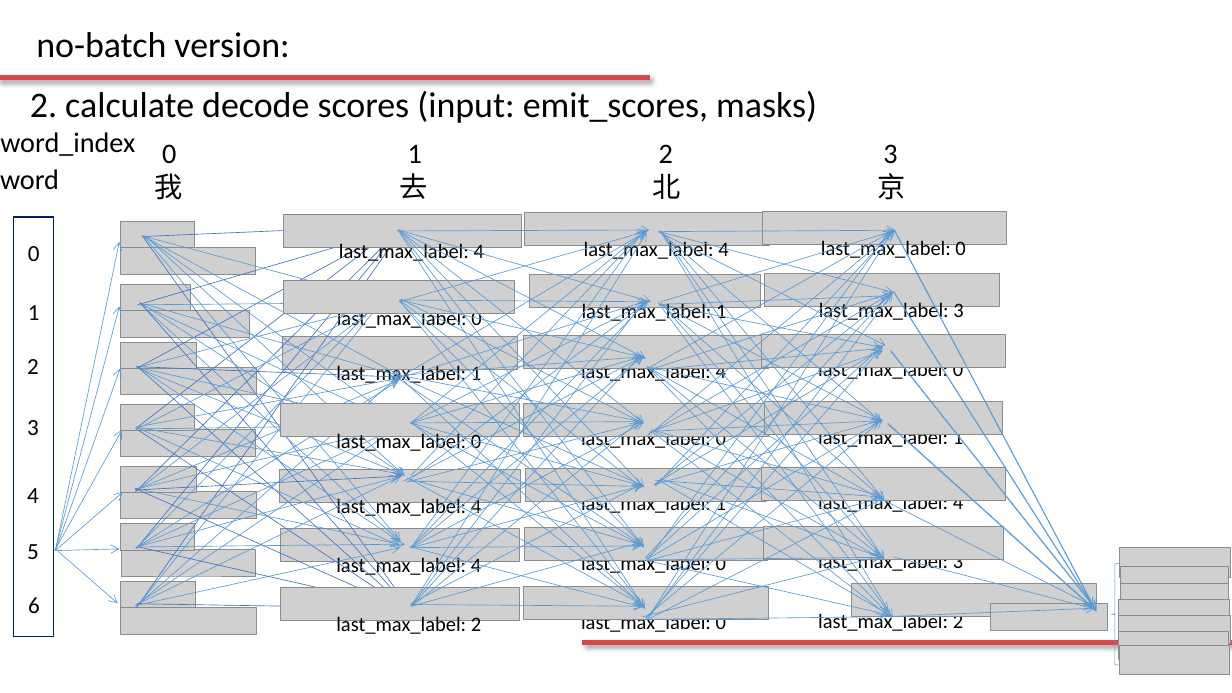
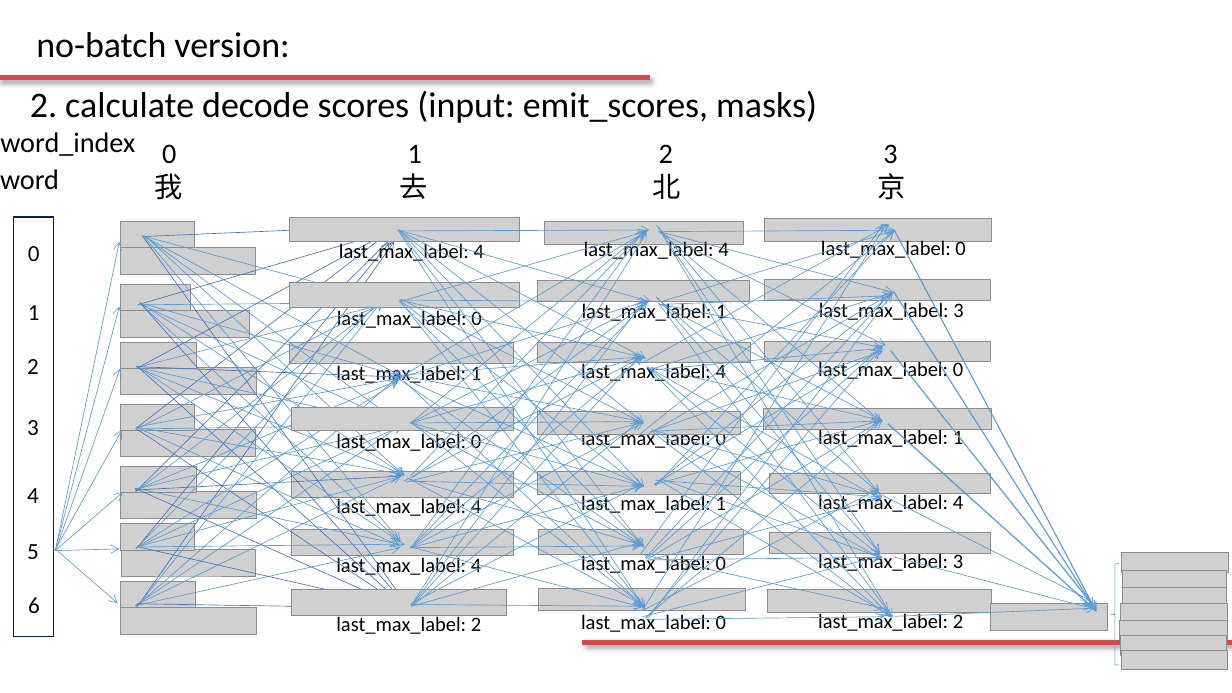
Before and after one commit to Joyce94/BiLSTM-CRF-pytorch, a slide deck: slide 29 of Bi-LSTM-CRF-ver1.pptx. Drawn at 1232x693 pixels with LibreOffice and Linux fonts; fonts in the diff are those of the drawing; grey boxes stand for pictures; background and template pictures are left out. Boxes give left, top, right and bottom in pixels: in the first picture for what was removed or moved away, otherwise in the second. Text is boxed around its words. In the diff, an @@ line names an element or a change of style, - is before the commit and + after.

```diff
--- a/Bi-LSTM-CRF-ver1.pptx
+++ b/Bi-LSTM-CRF-ver1.pptx
@@ picture: place and size @@
-picture at <box>283,214,521,248</box>
+picture at <box>289,217,519,242</box>
@@ picture: place and size @@
-picture at <box>525,213,770,246</box>
+picture at <box>544,221,743,244</box>
@@ arrow moved from (647, 436) - (896, 230) to (639, 435) - (895, 230) @@
@@ arrow moved from (647, 620) - (892, 233) to (642, 611) - (887, 224) @@
@@ picture: place and size @@
-picture at <box>762,211,1007,244</box>
+picture at <box>765,218,992,242</box>
@@ picture: place and size @@
-picture at <box>284,281,515,314</box>
+picture at <box>289,283,519,308</box>
@@ picture: place and size @@
-picture at <box>530,274,761,308</box>
+picture at <box>538,281,750,301</box>
@@ picture: place and size @@
-picture at <box>765,274,1000,307</box>
+picture at <box>765,279,991,300</box>
@@ picture: place and size @@
-picture at <box>283,336,518,370</box>
+picture at <box>289,342,513,363</box>
@@ picture: place and size @@
-picture at <box>524,335,769,369</box>
+picture at <box>538,343,750,362</box>
@@ picture: place and size @@
-picture at <box>762,335,1006,368</box>
+picture at <box>765,341,991,361</box>
@@ picture: place and size @@
-picture at <box>281,404,519,437</box>
+picture at <box>292,408,514,431</box>
@@ picture: place and size @@
-picture at <box>524,403,769,436</box>
+picture at <box>538,411,741,435</box>
@@ picture: place and size @@
-picture at <box>764,402,1003,435</box>
+picture at <box>763,409,991,430</box>
@@ picture: place and size @@
-picture at <box>279,470,519,504</box>
+picture at <box>292,472,514,498</box>
@@ picture: place and size @@
-picture at <box>526,469,766,502</box>
+picture at <box>538,472,741,494</box>
@@ picture: place and size @@
-picture at <box>762,467,1006,500</box>
+picture at <box>769,474,990,494</box>
@@ arrow moved from (647, 620) - (884, 498) to (642, 611) - (879, 489) @@
@@ picture: place and size @@
-picture at <box>281,529,519,562</box>
+picture at <box>291,531,513,555</box>
@@ picture: place and size @@
-picture at <box>525,528,768,561</box>
+picture at <box>538,530,743,555</box>
@@ picture: place and size @@
-picture at <box>763,527,1004,560</box>
+picture at <box>770,533,991,554</box>
@@ 8 arrows: place and size @@
-8 arrows at <box>647,231,1094,616</box>
+8 arrows at <box>640,225,1091,609</box>
@@ picture: place and size @@
-picture at <box>1120,547,1231,578</box>
+picture at <box>1122,553,1228,574</box>
@@ picture: place and size @@
-picture at <box>281,588,519,621</box>
+picture at <box>292,590,507,616</box>
@@ picture: place and size @@
-picture at <box>524,587,769,620</box>
+picture at <box>538,589,746,611</box>
@@ picture: place and size @@
-picture at <box>852,584,1097,617</box>
+picture at <box>768,590,992,613</box>
@@ picture: place and size @@
-picture at <box>1121,567,1229,595</box>
+picture at <box>1123,571,1226,591</box>
@@ picture: place and size @@
-picture at <box>1121,583,1229,612</box>
+picture at <box>1123,588,1226,607</box>
@@ picture: place and size @@
-picture at <box>1119,616,1231,644</box>
+picture at <box>1120,620,1227,640</box>
@@ picture: place and size @@
-picture at <box>1119,599,1230,628</box>
+picture at <box>1121,604,1228,623</box>
@@ picture: place and size @@
-picture at <box>1119,631,1229,660</box>
+picture at <box>1121,636,1226,655</box>
@@ picture: place and size @@
-picture at <box>1120,646,1230,675</box>
+picture at <box>1122,651,1228,670</box>
```
Also in this commit, not shown: 7 other slides changed, 2 other files.
